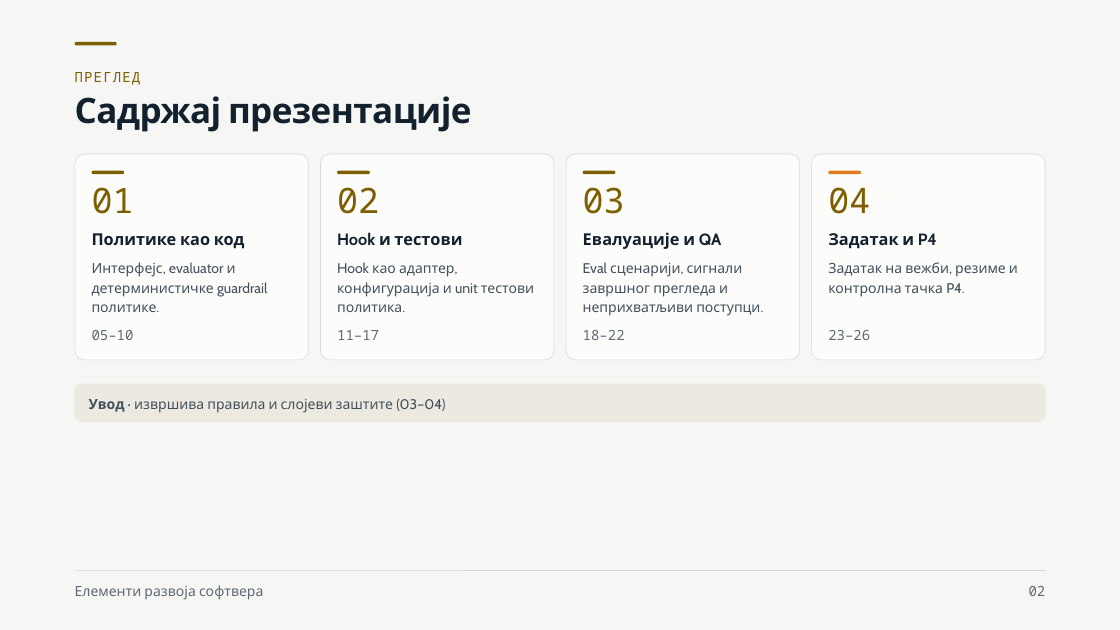
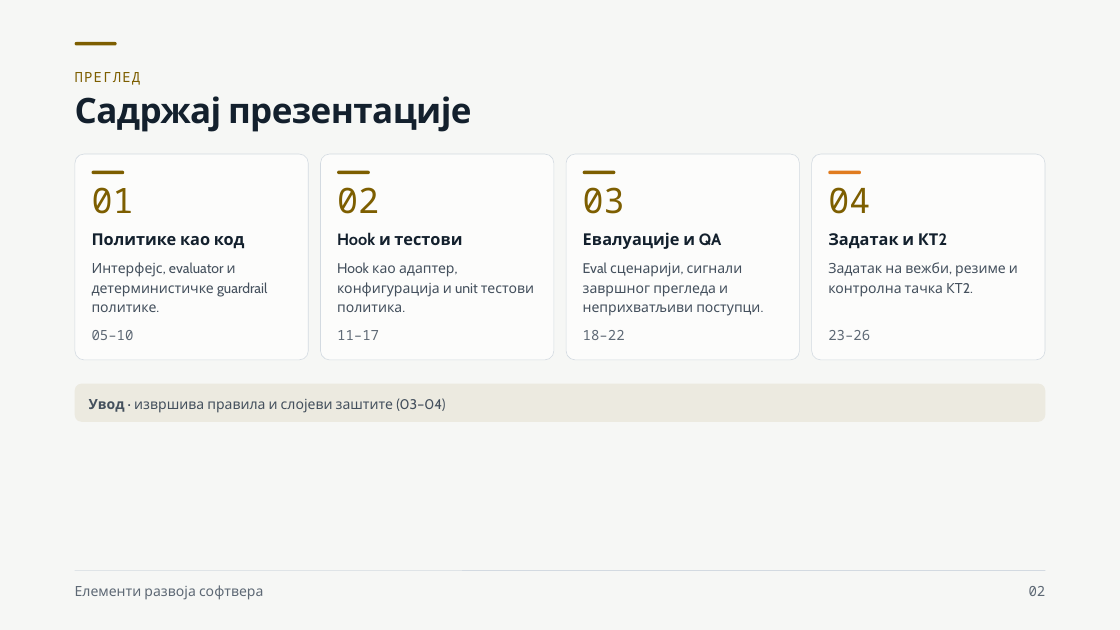
Before and after one commit to owlCoder/ftn-nastavni-materijali, a slide deck: slide 2 of 01 Elementi Razvoja Softvera/02 Prezentacije/PPTX/08 Hooks, guardrails, евалуације и завршни QA.pptx. Drawn at 1120x630 pixels with LibreOffice and Linux fonts; fonts in the diff are those of the drawing. Boxes give left, top, right and bottom in pixels: in the first picture for what was removed or moved away, otherwise in the second. Text is boxed around its words. In the diff, an @@ line names an element or a change of style, - is before the commit and + after.

```diff
--- a/01 Elementi Razvoja Softvera/02 Prezentacije/PPTX/08 Hooks, guardrails, евалуације и завршни QA.pptx
+++ b/01 Elementi Razvoja Softvera/02 Prezentacije/PPTX/08 Hooks, guardrails, евалуације и завршни QA.pptx
@@ text at [828, 233, 914, 249]: text changed @@
-Задатак и P4
+Задатак и КТ2
@@ text at [828, 262, 1018, 297]: text changed @@
-Задатак на вежби, резиме и контролна тачка P4.
+Задатак на вежби, резиме и контролна тачка КТ2.
```
Also in this commit, not shown: 3 other slides changed, 21 other files.
